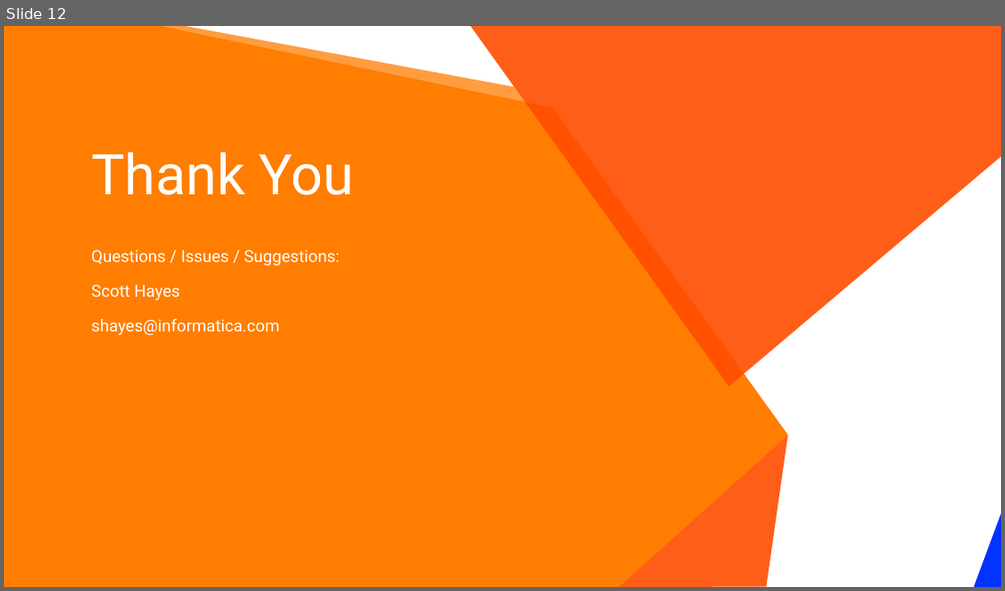
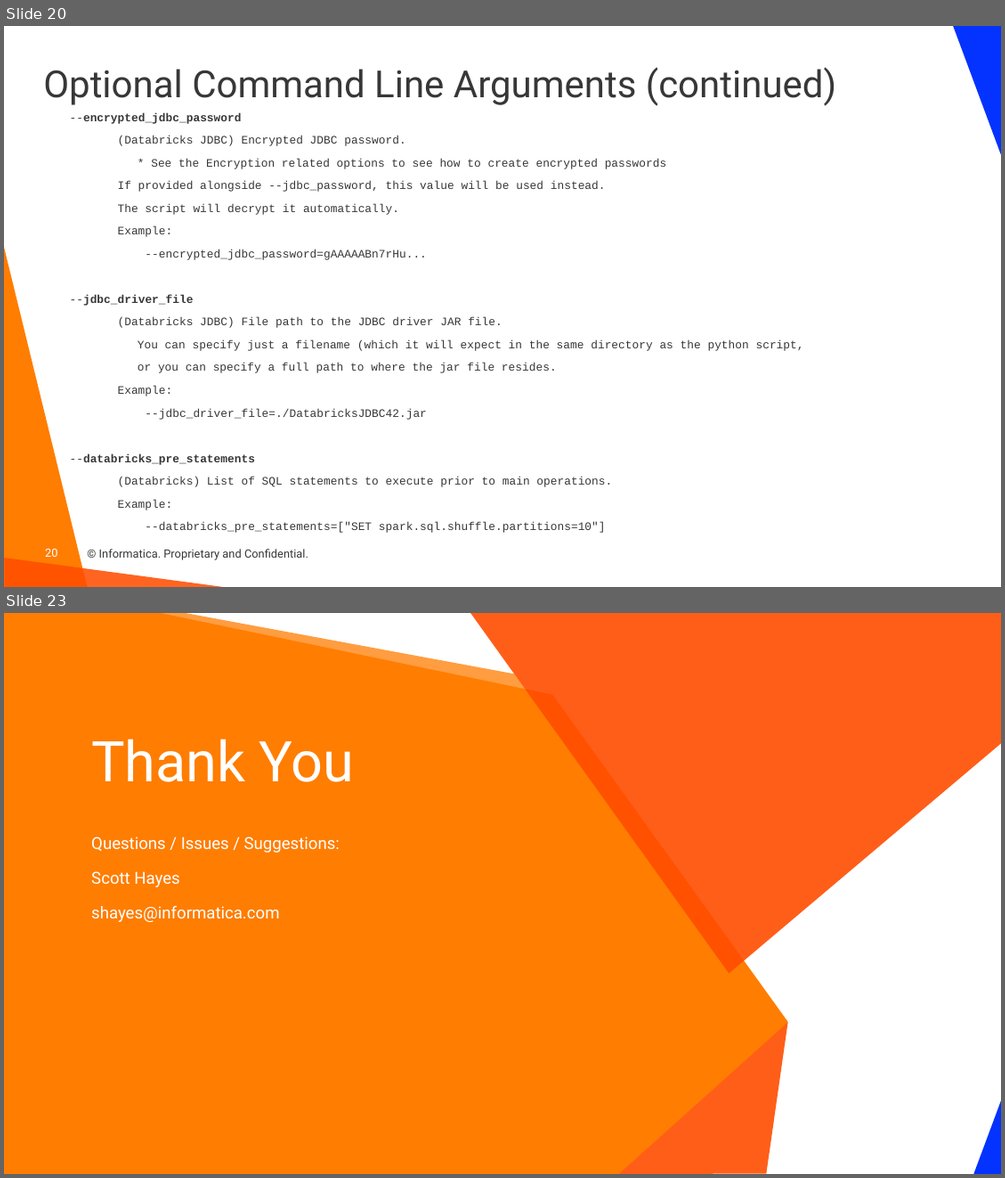
Before and after one commit to haystraw/Informatica_Databricks_Tag_Writer, a slide deck: CDGC Databricks Tag Writer.pptx. Shown one above the other, each under a label of ours: slide 12 before the commit, slides 20 and 23 after it; the slides between them are not shown. The pictures are 1005x591 and 1005x1178 pixels, drawn with LibreOffice and Linux fonts; fonts in the diff are those of the drawing; background and template pictures are left out. Boxes give left, top, right and bottom in pixels: in the first picture for what was removed or moved away, otherwise in the second. Text is boxed around its words. In the diff, an @@ line names an element or a change of style, - is before the commit and + after.

Commit message:
v20250709 Added pagination to searches to large environments Moved config parameters to config file, and added ability to override using command line parameters

```diff
--- a/CDGC Databricks Tag Writer.pptx
+++ b/CDGC Databricks Tag Writer.pptx
@@ slide 20 added at bbox=[4, 26, 1001, 587], background #FFFFFF @@
@@ right triangle added at bbox=[953, 26, 1001, 155], fill #0432FF @@
@@ title added at bbox=[43, 67, 836, 106], 36 pt, text #373737 @@
+Optional Command Line Arguments (continued)
@@ text added at bbox=[70, 112, 804, 532], 11 pt, text #373737 @@
+--encrypted_jdbc_password
+(Databricks JDBC) Encrypted JDBC password.
+* See the Encryption related options to see how to create encrypted passwords
+If provided alongside --jdbc_password, this value will be used instead.
+The script will decrypt it automatically.
+Example:
+--encrypted_jdbc_password=gAAAAABn7rHu...
+--jdbc_driver_file
+(Databricks JDBC) File path to the JDBC driver JAR file.
+You can specify just a filename (which it will expect in the same directory as the python script,
+or you can specify a full path to where the jar file resides.
+Example:
+--jdbc_driver_file=./DatabricksJDBC42.jar
+--databricks_pre_statements
+(Databricks) List of SQL statements to execute prior to main operations.
+Example:
+--databricks_pre_statements=["SET spark.sql.shuffle.partitions=10"]
@@ right triangle added at bbox=[4, 246, 88, 587], fill #FF7D00 @@
@@ right triangle added at bbox=[4, 557, 223, 587], fill #FF4D00 at 87% opacity @@
@@ page number added at bbox=[45, 548, 57, 556], 11 pt, text #FFFFFF @@
+20
@@ text added at bbox=[99, 548, 308, 560], 11 pt, text #373737 @@
+© Informatica. Proprietary and Confidential.
@@ what was slide 12 is now slide 23 @@
```
Also in this commit, not shown: 6 slides changed, 10 other slides added, 7 other files.
